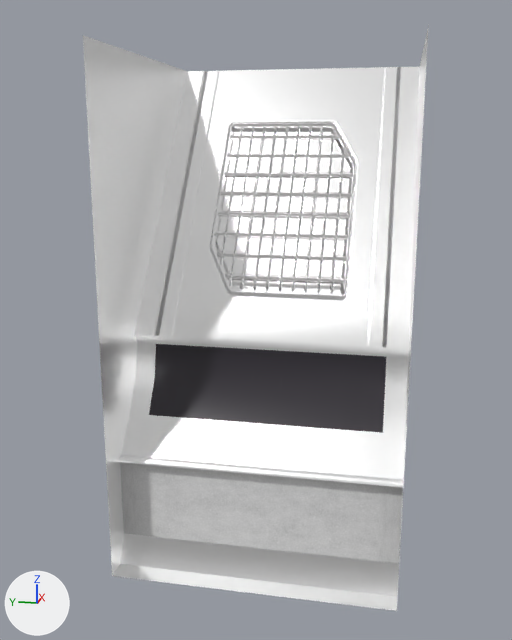
What one commit did to the FBX model Assets/Models/MRT/Top_Wall_Mrt.fbx.
Before and after are seen from a 50 mm camera at (-3.23, 33.04, 3.2) aimed at (0.7, 33.83, 2.21). Lighting does not change. The marker at lower left points along +X, +Y and +Z. The picture after the commit comes second. Where no turn or scale is listed for an object, it has been applied to the vertices.

The first picture shows 'TopPartWall'.
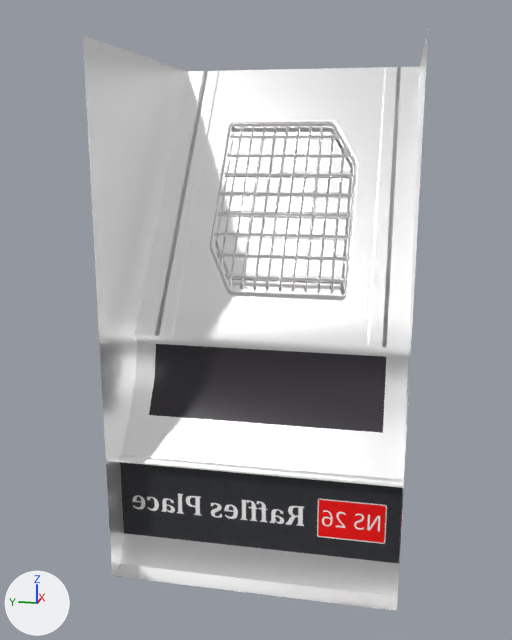
Pixel boxes (x1, y1, x2, y2) of what changed, in the pictures (512 x 640 px):
'TopPartWall', surface changed (grey to black)
    both: (106, 458, 404, 610)
part 1 of me_mesh, surface changed (grey to black)
    both: (120, 462, 403, 563)

Diff of the bpy script that builds the scene:
```diff
--- a/Assets/Models/MRT/Top_Wall_Mrt.fbx.py
+++ b/Assets/Models/MRT/Top_Wall_Mrt.fbx.py
@@ img_mrt_tsheet_postredesign_red_png @@
+img_mrt_tsheet_postredesign_red_png = load_image('MRT_TSheet_postRedesign_Red.png', '../../Textures/MRT_Trimsheet/MRT_TSheet_postRedesign_Red.png', 2048, 2048, 'sRGB')
@@ mat_mrt_trimsheet @@
 n2 = _N.new('ShaderNodeTexImage'); n2.name = 'Image Texture'
-n2.image = img_plane_standardsurface1_albedotransparency_1001_png
+n2.image = img_mrt_tsheet_postredesign_red_png
 n3 = _N.new('ShaderNodeTexImage'); n3.name = 'Image Texture.001'
@@ me_mesh @@
 me_mesh.from_pydata(...)  # 87 vertices, 70 faces; spans x 0.0..1.62, y 0.0..1.5, z 0.0..2.73
 # used by ob_toppartwall; location = (-0.058, 32.962, 0.948)
+# me_mesh part 1: texture (UV) coordinates of 4 of 70 faces, centred in x 0.19, y 0.06..1.45, z 0.36, changed; they spanned u 0.0..1.0, v 0.26..0.4 and now span u 0.5..1.0, v 0.4..0.54
 me_mesh.materials.append(mat_mrt_trimsheet)
```
